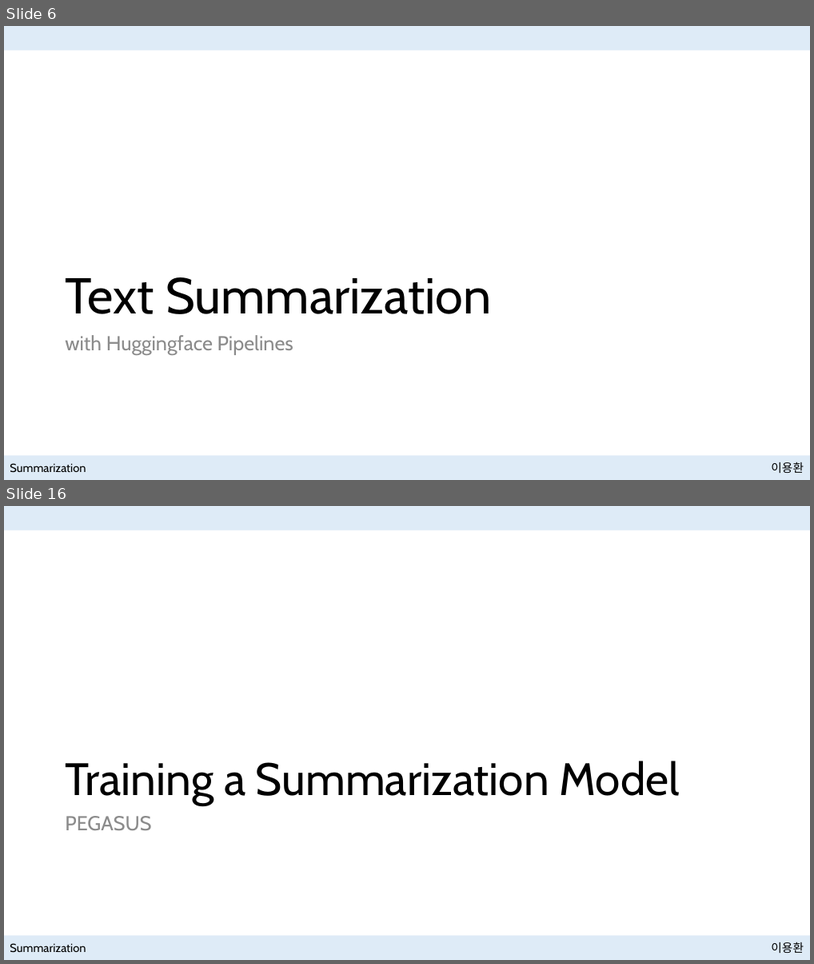
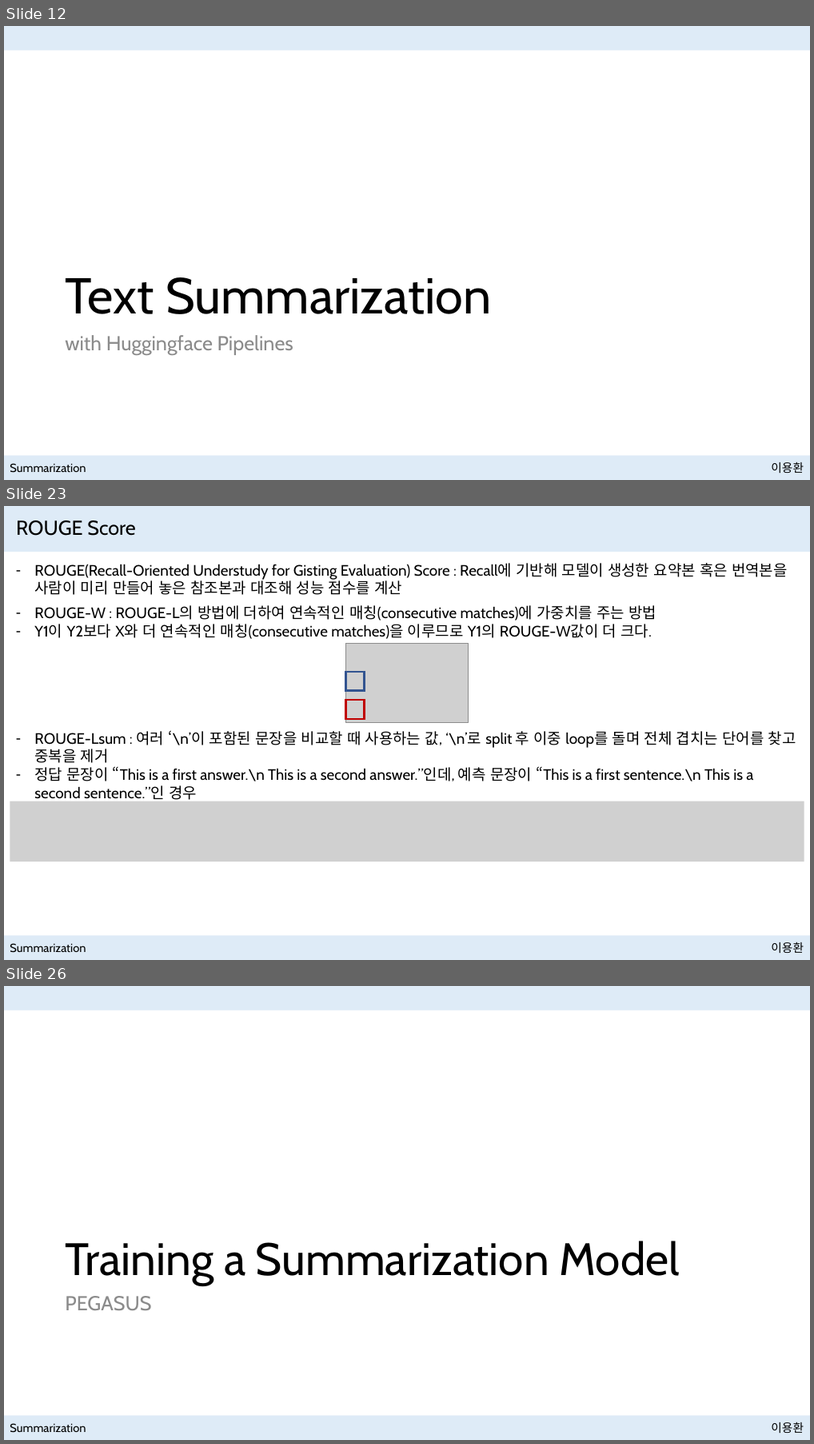
Before and after one commit to NewPlus/SeminarforNLP, a slide deck: Seminar/Book_Natural Language Processing with Transformers/Presentation files/Summarization with Hugging Face.pptx. Shown one above the other, each under a label of ours: slides 6 and 16 before the commit, slides 12, 23 and 26 after it; the slides between them are not shown. The pictures are 814x964 and 814x1444 pixels, drawn with LibreOffice and Linux fonts; fonts in the diff are those of the drawing; grey boxes stand for pictures. Boxes give left, top, right and bottom in pixels: in the first picture for what was removed or moved away, otherwise in the second. Text is boxed around its words. In the diff, an @@ line names an element or a change of style, - is before the commit and + after.

```diff
--- a/Seminar/Book_Natural Language Processing with Transformers/Presentation files/Summarization with Hugging Face.pptx
+++ b/Seminar/Book_Natural Language Processing with Transformers/Presentation files/Summarization with Hugging Face.pptx
@@ slide 23 added at [4, 506, 810, 960], background #FFFFFF; not listed: 2 template elements that a slide beside it also shows @@
@@ rectangle added at [4, 506, 810, 552], fill #DEEBF7 @@
@@ title added at [16, 520, 136, 536], 24 pt, text #000000 @@
+ROUGE Score
@@ text added at [34, 563, 788, 595], 18 pt, text #000000 @@
+– ROUGE(Recall-Oriented Understudy for Gisting Evaluation) Score : Recall에 기반해 모델이 생성한 요약본 혹은 번역본을 사람이 미리 만들어 놓은 참조본과 대조해 성능 점수를 계산
@@ text added at [34, 605, 657, 639], 18 pt, text #000000 @@
+– ROUGE-W : ROUGE-L의 방법에 더하여 연속적인 매칭(consecutive matches)에 가중치를 주는 방법
+– Y1이 Y2보다 X와 더 연속적인 매칭(consecutive matches)을 이루므로 Y1의 ROUGE-W값이 더 크다.
@@ picture added at [346, 644, 469, 723] @@
@@ rectangle added at [346, 672, 365, 691], outline #325491 2.25 pt @@
@@ rectangle added at [346, 700, 365, 718], outline #C00000 2.25 pt @@
@@ text added at [34, 730, 797, 802], 18 pt, text #000000 @@
+– ROUGE-Lsum : 여러 ‘\n’이 포함된 문장을 비교할 때 사용하는 값, ‘\n’로 split 후 이중 loop를 돌며 전체 겹치는 단어를 찾고 중복을 제거
+– 정답 문장이 “This is a first answer.\n This is a second answer.”인데, 예측 문장이 “This is a first sentence.\n This is a second sentence.”인 경우
@@ picture added at [10, 801, 805, 862] @@
@@ text added at [10, 943, 86, 952], 14 pt, text #000000 @@
+Summarization
@@ what was slide 6 is now slide 12 @@
@@ what was slide 16 is now slide 26 @@
```
Also in this commit, not shown: 3 slides changed, 43 other slides added, 1 slide removed, 17 other files.
